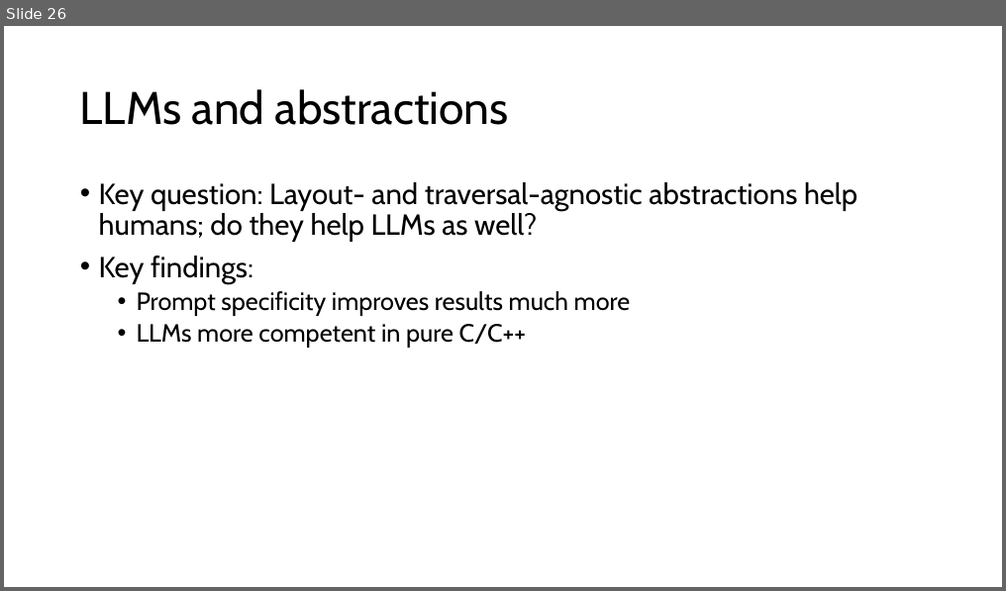
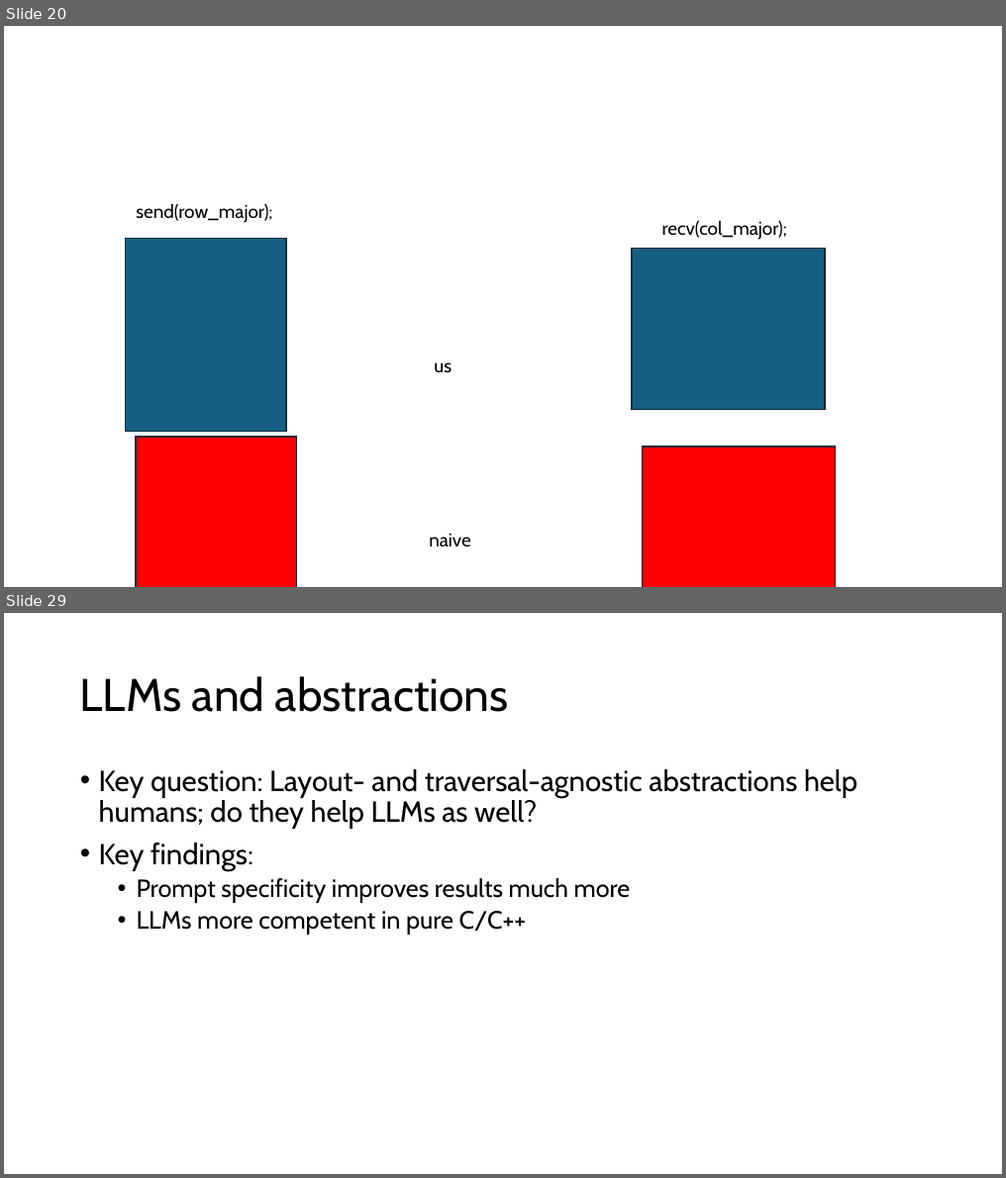
Before and after one commit to jiriklepl/phd-thesis, a slide deck: slides/Optimizing Memory Layouts and Traversal Orders in High-Performance Computing.pptx. Shown one above the other, each under a label of ours: slide 26 before the commit, slides 20 and 29 after it; the slides between them are not shown. The pictures are 1006x591 and 1006x1178 pixels, drawn with LibreOffice and Linux fonts; fonts in the diff are those of the drawing. Boxes give left, top, right and bottom in pixels: in the first picture for what was removed or moved away, otherwise in the second. Text is boxed around its words. In the diff, an @@ line names an element or a change of style, - is before the commit and + after.

```diff
--- a/slides/Optimizing Memory Layouts and Traversal Orders in High-Performance Computing.pptx
+++ b/slides/Optimizing Memory Layouts and Traversal Orders in High-Performance Computing.pptx
@@ slide 20 added at (4, 26, 1002, 587), background #FFFFFF @@
@@ text added at (136, 203, 272, 223), 18 pt, text #000000 @@
+send(row_major);
@@ text added at (662, 220, 787, 240), 18 pt, text #000000 @@
+recv(col_major);
@@ rectangle added at (126, 239, 286, 432), fill #156082, outline #092A39 1.5 pt @@
@@ rectangle added at (632, 249, 825, 410), fill #156082, outline #092A39 1.5 pt @@
@@ text added at (434, 363, 451, 372), 18 pt, text #000000 @@
+us
@@ rectangle added at (136, 437, 297, 587), fill #FF0000, outline #092A39 1.5 pt @@
@@ rectangle added at (643, 447, 836, 587), fill #FF0000, outline #092A39 1.5 pt @@
@@ text added at (429, 533, 470, 547), 18 pt, text #000000 @@
+naive
@@ what was slide 26 is now slide 29 @@
```
Also in this commit, not shown: 4 slides changed, 10 other slides added, 7 slides removed.
